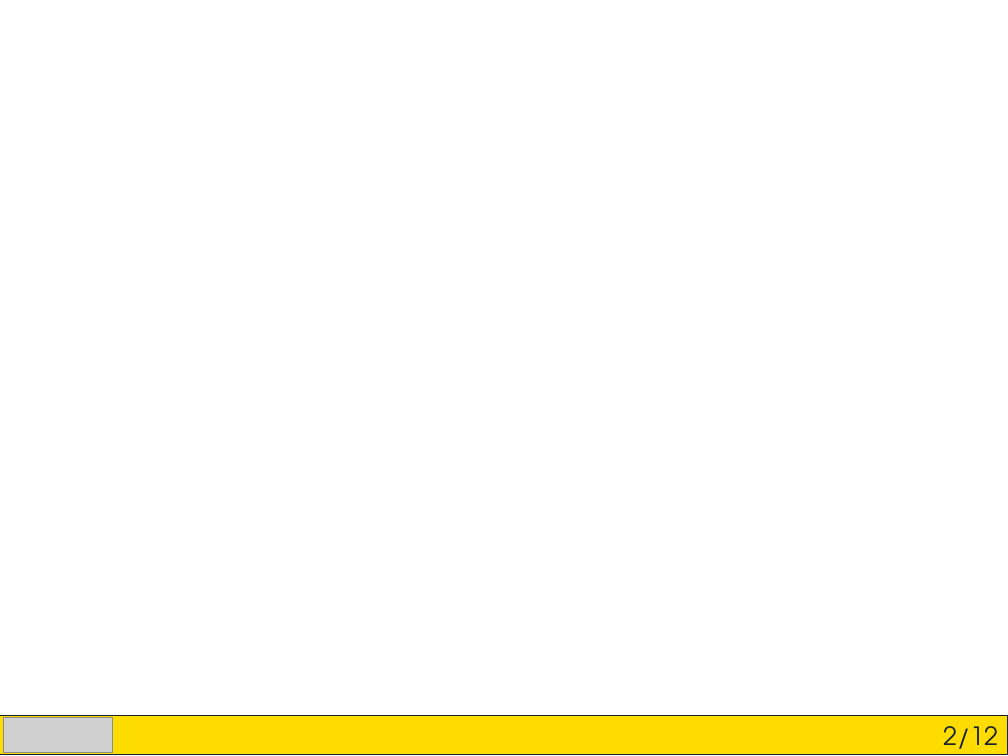
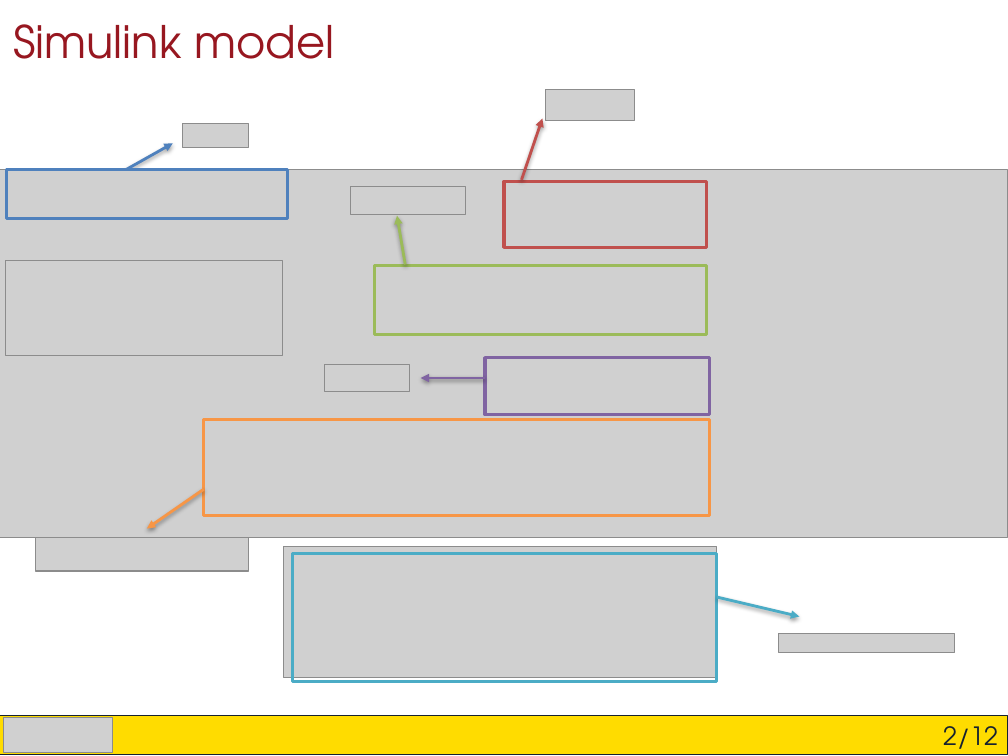
Before and after one commit to Arciro/CSAGV-project, a slide deck: slide 3 of Presentation.pptx. Drawn at 1008x756 pixels with LibreOffice and Linux fonts; fonts in the diff are those of the drawing; grey boxes stand for pictures. Boxes give left, top, right and bottom in pixels: in the first picture for what was removed or moved away, otherwise in the second. Text is boxed around its words. In the diff, an @@ line names an element or a change of style, - is before the commit and + after.

```diff
--- a/Presentation.pptx
+++ b/Presentation.pptx
@@ text added at (13,24,334,59), 32 pt, text #971720 @@
+Simulink model
@@ picture added at (545,89,634,120) @@
@@ arrow added from (521, 179) to (542, 118), #C0504D 2 pt @@
@@ arrow added from (125, 170) to (172, 143), #4F81BD 2 pt @@
@@ picture added at (182,123,248,147) @@
@@ picture added at (0,170,1008,537) @@
@@ rectangle added at (7,170,287,219), outline #4F81BD 2.25 pt @@
@@ picture added at (351,186,466,215) @@
@@ rectangle added at (504,181,707,248), outline #C0504D 2.25 pt @@
@@ arrow added from (405, 264) to (397, 216), #9BBB59 2 pt @@
@@ picture added at (5,260,282,356) @@
@@ rectangle added at (374,265,707,335), outline #9BBB59 2.25 pt @@
@@ rectangle added at (485,358,709,415), outline #8064A2 2.25 pt @@
@@ picture added at (325,364,410,392) @@
@@ arrow added from (485, 378) to (420, 378), #8064A2 2 pt @@
@@ rectangle added at (204,419,710,515), outline #F79646 2.25 pt @@
@@ arrow added from (204, 489) to (147, 528), #F79646 2 pt @@
@@ picture added at (35,537,248,571) @@
@@ picture added at (283,546,717,678) @@
@@ rectangle added at (292,553,717,681), outline #4BACC6 2.25 pt @@
@@ arrow added from (717, 597) to (799, 617), #4BACC6 2 pt @@
@@ picture added at (779,633,955,652) @@
```
Also in this commit, not shown: 4 slides added, 29 other files.
